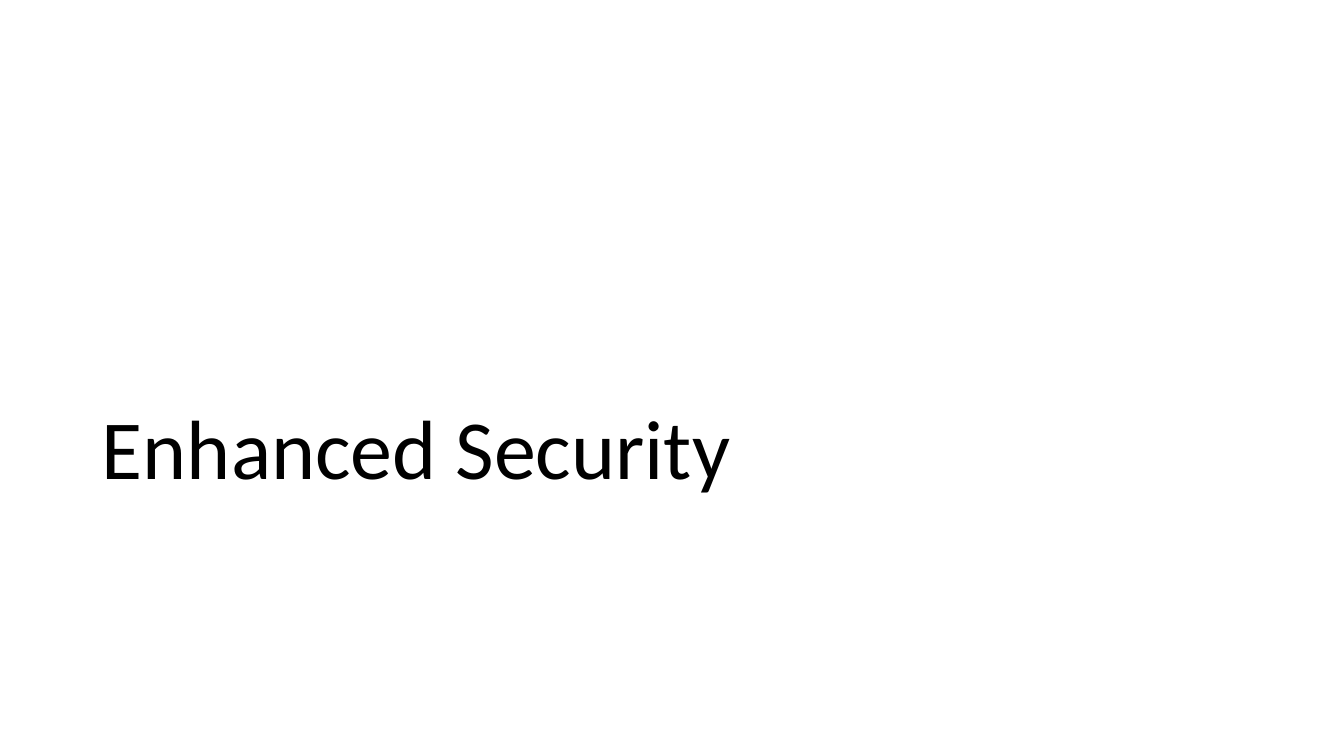
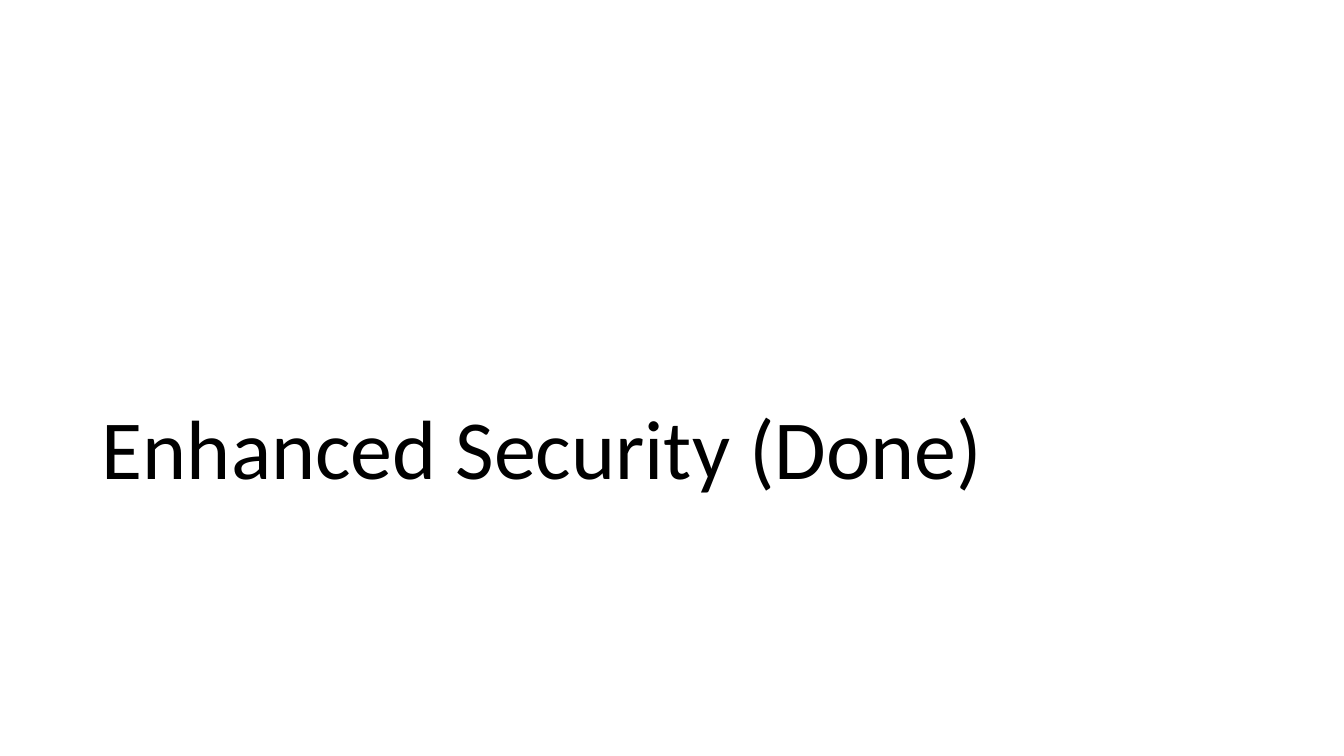
Before and after one commit to SoeOrl/MiniTwitter, a slide deck: slide 14 of Final+Project.pptx. Drawn at 1344x756 pixels with LibreOffice and Linux fonts; fonts in the diff are those of the drawing. Boxes give left, top, right and bottom in pixels: in the first picture for what was removed or moved away, otherwise in the second. Text is boxed around its words. In the diff, an @@ line names an element or a change of style, - is before the commit and + after.

```diff
--- a/Final+Project.pptx
+++ b/Final+Project.pptx
@@ title at (102, 417, 982, 493): text changed @@
-Enhanced Security
+Enhanced Security (Done)
```
Also in this commit, not shown: 6 other slides changed.
